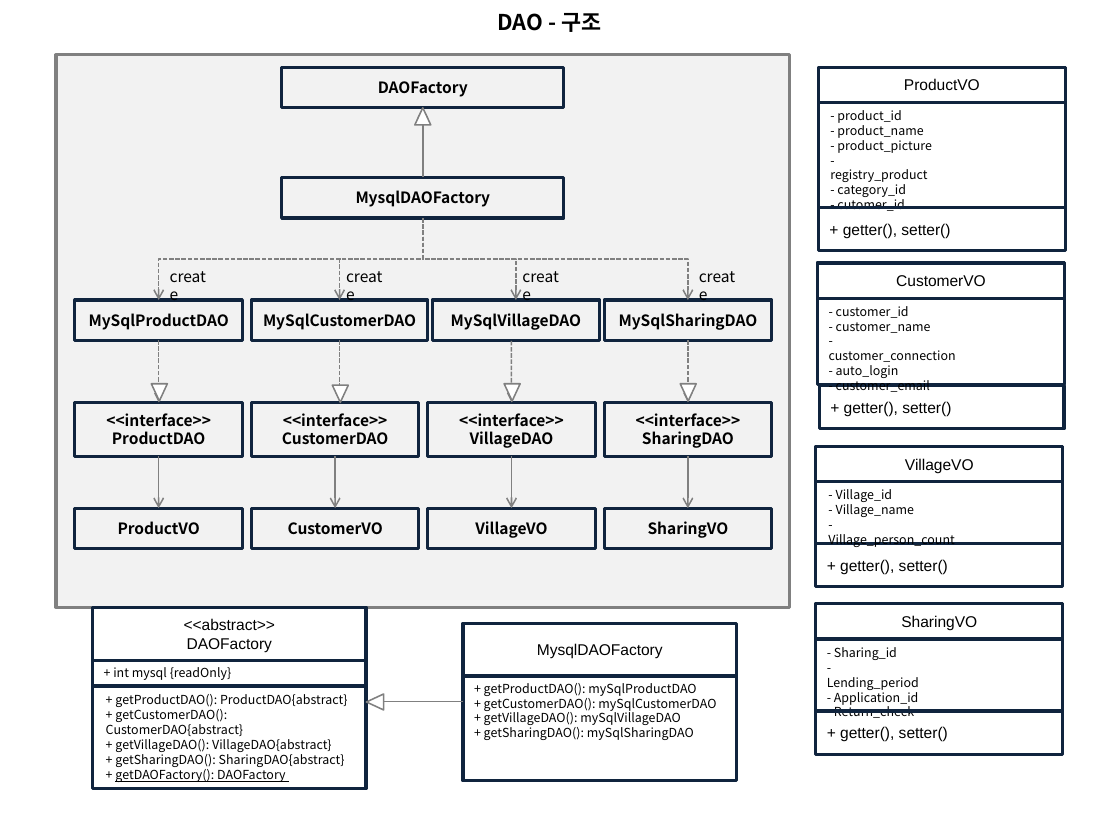
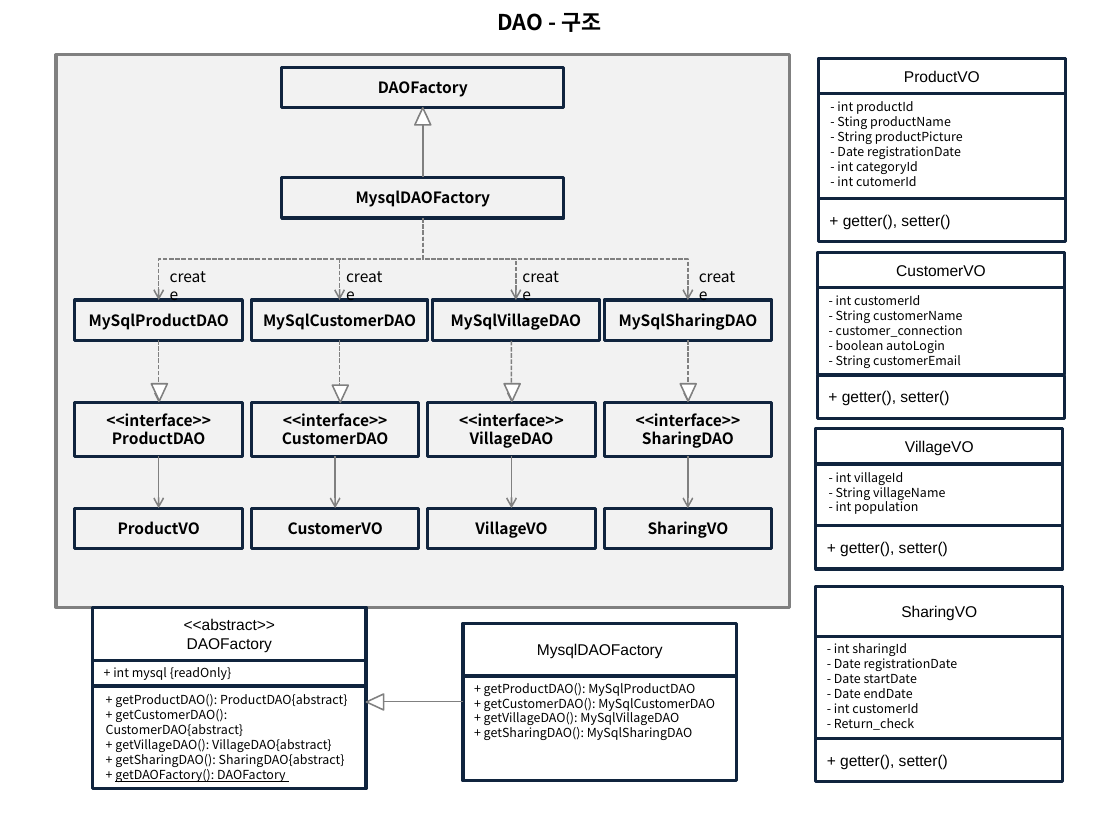
Before and after one commit to trajeta/doore, a slide deck: slide 7 of 0_프로젝트관리/강사님보고/2140711_시스템설계_청량음료.pptx. Drawn at 1120x840 pixels with LibreOffice and Linux fonts; fonts in the diff are those of the drawing; background and template pictures are left out. Boxes give left, top, right and bottom in pixels: in the first picture for what was removed or moved away, otherwise in the second. Text is boxed around its words. In the diff, an @@ line names an element or a change of style, - is before the commit and + after.

```diff
--- a/0_프로젝트관리/강사님보고/2140711_시스템설계_청량음료.pptx
+++ b/0_프로젝트관리/강사님보고/2140711_시스템설계_청량음료.pptx
@@ text at (837, 101, 963, 186): text changed @@
-- product_id
-- product_name
-- product_picture
-- registry_product
-- category_id
-- cutomer_id
+- int productId
+- Sting productName
+- String productPicture
+- Date registrationDate
+- int categoryId
+- int cutomerId
@@ 6 rectangles: place and size @@
-6 rectangles at (818, 67, 1065, 429)
+6 rectangles at (818, 58, 1065, 419)
@@ text "- int customerId": place and size @@
-text "- int customerId" at (829, 306, 956, 392)
+text "- int customerId" at (836, 295, 963, 368)
@@ text at (836, 295, 962, 323): text changed @@
-- customer_id
-- customer_name
+- int customerId
+- String customerName
@@ text at (836, 340, 961, 368): text changed @@
-- auto_login
-- customer_email
+- boolean autoLogin
+- String customerEmail
@@ rectangle "VillageVO": place and size @@
-rectangle "VillageVO" at (815, 447, 1062, 482)
+rectangle "VillageVO" at (815, 429, 1062, 464)
@@ rectangle: place and size @@
-rectangle at (815, 447, 1062, 543)
+rectangle at (815, 429, 1062, 525)
@@ text at (836, 472, 945, 514): text changed @@
-- Village_id
-- Village_name
-- Village_person_count
+- int villageId
+- String villageName
+- int population
@@ rectangle "+ getter(), setter()": place and size @@
-rectangle "+ getter(), setter()" at (815, 543, 1062, 587)
+rectangle "+ getter(), setter()" at (815, 526, 1062, 570)
@@ rectangle "SharingVO": place and size @@
-rectangle "SharingVO" at (815, 604, 1062, 638)
+rectangle "SharingVO" at (815, 586, 1062, 636)
@@ rectangle: place and size @@
-rectangle at (815, 604, 1062, 711)
+rectangle at (815, 586, 1062, 738)
@@ text at (834, 643, 958, 713): text changed @@
-- Sharing_id
-- Lending_period
-- Application_id
+- int sharingId
+- Date registrationDate
+- Date startDate
+- Date endDate
+- int customerId
@@ text at (484, 683, 715, 740): text changed @@
-+ getProductDAO(): mySqlProductDAO
-+ getCustomerDAO(): mySqlCustomerDAO
-+ getVillageDAO(): mySqlVillageDAO
-+ getSharingDAO(): mySqlSharingDAO
++ getProductDAO(): MySqlProductDAO
++ getCustomerDAO(): MySqlCustomerDAO
++ getVillageDAO(): MySqlVillageDAO
++ getSharingDAO(): MySqlSharingDAO
@@ rectangle "+ getter(), setter()": place and size @@
-rectangle "+ getter(), setter()" at (815, 711, 1062, 755)
+rectangle "+ getter(), setter()" at (815, 738, 1062, 782)
```
Also in this commit, not shown: 1 other file.
